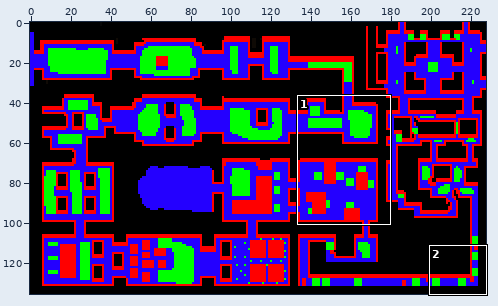
File history of a sprite sheet, data/map1_hit.png. Above: a wide view before the commit, with the close-up outlined.
Close-up. Old version:
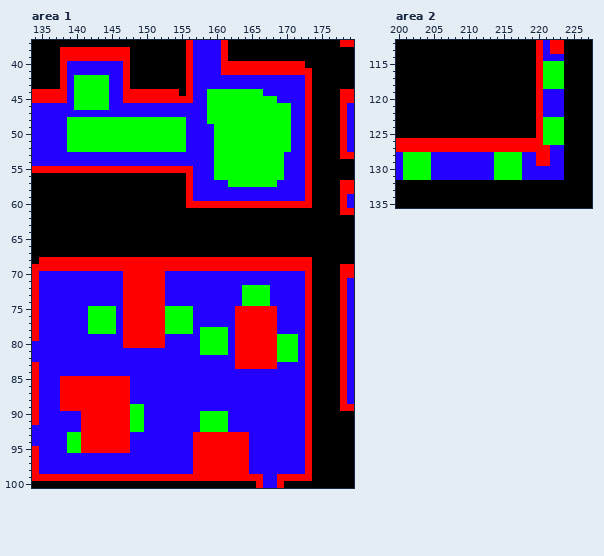
The file is 228x136 pixels. Colours within 5 levels of each other are drawn and written as one. Shown: area 1: x 134..179, y 37..100; area 2: x 200..227, y 112..135.
New version:
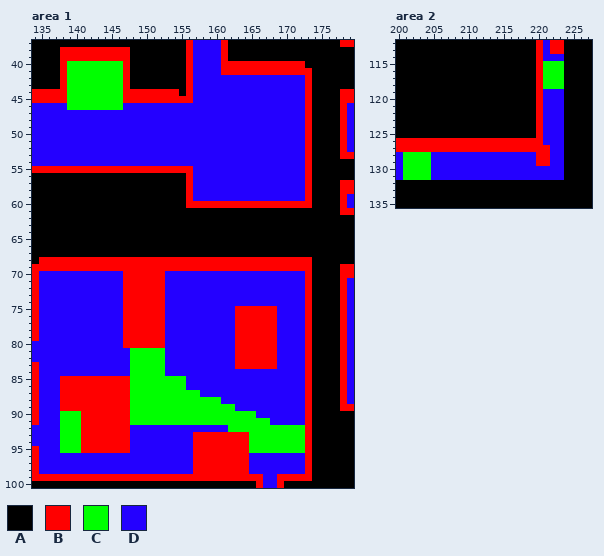
Palette (. is transparent): A #000000  B #ff0000  C #00ff00  D #2400ff
The commit says: fixed suicidal on_screen cleanup; hit range check
Change:
--- area 1
@@ x 134..179 @@
  39 AAAABBBBBBBBBBAAAAAAAABDDDDBAAAAAAAAAAAAAAAAAA
- 40 AAAABDDDDDDDDBAAAAAAAABDDDDBBBBBBBBBBBBAAAAAAA
- 41 AAAABDDDDDDDDBAAAAAAAABDDDDBBBBBBBBBBBBBAAAAAA
- 42 AAAABDCCCCCDDBAAAAAAAABDDDDDDDDDDDDDDDDBAAAAAA
- 43 AAAABDCCCCCDDBAAAAAAAABDDDDDDDDDDDDDDDDBAAAAAA
- 44 BBBBBDCCCCCDDBBBBBBBBABDDCCCCCCCCDDDDDDBAAAABB
- 45 BBBBBDCCCCCDDBBBBBBBBBBDDCCCCCCCCCCDDDDBAAAABB
- 46 DDDDDDCCCCCDDDDDDDDDDDDDDCCCCCCCCCCCCDDBAAAABD
- 47 DDDDDDDDDDDDDDDDDDDDDDDDDCCCCCCCCCCCCDDBAAAABD
- 48 DDDDDCCCCCCCCCCCCCCCCCDDDCCCCCCCCCCCCDDBAAAABD
- 49 DDDDDCCCCCCCCCCCCCCCCCDDDDCCCCCCCCCCCDDBAAAABD
- 50 DDDDDCCCCCCCCCCCCCCCCCDDDDCCCCCCCCCCCDDBAAAABD
- 51 DDDDDCCCCCCCCCCCCCCCCCDDDDCCCCCCCCCCCDDBAAAABD
- 52 DDDDDCCCCCCCCCCCCCCCCCDDDDCCCCCCCCCCCDDBAAAABD
- 53 DDDDDDDDDDDDDDDDDDDDDDDDDDCCCCCCCCCCDDDBAAAABB
- 54 DDDDDDDDDDDDDDDDDDDDDDDDDDCCCCCCCCCCDDDBAAAAAA
- 55 BBBBBBBBBBBBBBBBBBBBBBBDDDCCCCCCCCCCDDDBAAAAAA
- 56 AAAAAAAAAAAAAAAAAAAAAABDDDCCCCCCCCCCDDDBAAAAAA
- 57 AAAAAAAAAAAAAAAAAAAAAABDDDDDCCCCCCCDDDDBAAAABB
+ 40 AAAABCCCCCCCCBAAAAAAAABDDDDBBBBBBBBBBBBAAAAAAA
+ 41 AAAABCCCCCCCCBAAAAAAAABDDDDBBBBBBBBBBBBBAAAAAA
+ 42 AAAABCCCCCCCCBAAAAAAAABDDDDDDDDDDDDDDDDBAAAAAA
+ 43 AAAABCCCCCCCCBAAAAAAAABDDDDDDDDDDDDDDDDBAAAAAA
+ 44 BBBBBCCCCCCCCBBBBBBBBABDDDDDDDDDDDDDDDDBAAAABB
+ 45 BBBBBCCCCCCCCBBBBBBBBBBDDDDDDDDDDDDDDDDBAAAABB
+ 46 DDDDDCCCCCCCCDDDDDDDDDDDDDDDDDDDDDDDDDDBAAAABD
+ 47 DDDDDDDDDDDDDDDDDDDDDDDDDDDDDDDDDDDDDDDBAAAABD
+ 48 DDDDDDDDDDDDDDDDDDDDDDDDDDDDDDDDDDDDDDDBAAAABD
+ 49 DDDDDDDDDDDDDDDDDDDDDDDDDDDDDDDDDDDDDDDBAAAABD
+ 50 DDDDDDDDDDDDDDDDDDDDDDDDDDDDDDDDDDDDDDDBAAAABD
+ 51 DDDDDDDDDDDDDDDDDDDDDDDDDDDDDDDDDDDDDDDBAAAABD
+ 52 DDDDDDDDDDDDDDDDDDDDDDDDDDDDDDDDDDDDDDDBAAAABD
+ 53 DDDDDDDDDDDDDDDDDDDDDDDDDDDDDDDDDDDDDDDBAAAABB
+ 54 DDDDDDDDDDDDDDDDDDDDDDDDDDDDDDDDDDDDDDDBAAAAAA
+ 55 BBBBBBBBBBBBBBBBBBBBBBBDDDDDDDDDDDDDDDDBAAAAAA
+ 56 AAAAAAAAAAAAAAAAAAAAAABDDDDDDDDDDDDDDDDBAAAAAA
+ 57 AAAAAAAAAAAAAAAAAAAAAABDDDDDDDDDDDDDDDDBAAAABB
  58 AAAAAAAAAAAAAAAAAAAAAABDDDDDDDDDDDDDDDDBAAAABB
@@ x 134..179 @@
  71 BDDDDDDDDDDDDBBBBBBDDDDDDDDDDDDDDDDDDDDBAAAABD
- 72 BDDDDDDDDDDDDBBBBBBDDDDDDDDDDDCCCCDDDDDBAAAABD
- 73 BDDDDDDDDDDDDBBBBBBDDDDDDDDDDDCCCCDDDDDBAAAABD
- 74 BDDDDDDDDDDDDBBBBBBDDDDDDDDDDDCCCCDDDDDBAAAABD
- 75 BDDDDDDDCCCCDBBBBBBCCCCDDDDDDBBBBBBDDDDBAAAABD
- 76 BDDDDDDDCCCCDBBBBBBCCCCDDDDDDBBBBBBDDDDBAAAABD
- 77 BDDDDDDDCCCCDBBBBBBCCCCDDDDDDBBBBBBDDDDBAAAABD
- 78 BDDDDDDDCCCCDBBBBBBCCCCDCCCCDBBBBBBDDDDBAAAABD
- 79 BDDDDDDDDDDDDBBBBBBDDDDDCCCCDBBBBBBCCCDBAAAABD
- 80 DDDDDDDDDDDDDBBBBBBDDDDDCCCCDBBBBBBCCCDBAAAABD
- 81 DDDDDDDDDDDDDDDDDDDDDDDDCCCCDBBBBBBCCCDBAAAABD
- 82 DDDDDDDDDDDDDDDDDDDDDDDDDDDDDBBBBBBCCCDBAAAABD
- 83 BDDDDDDDDDDDDDDDDDDDDDDDDDDDDBBBBBBDDDDBAAAABD
- 84 BDDDDDDDDDDDDDDDDDDDDDDDDDDDDDDDDDDDDDDBAAAABD
- 85 BDDDBBBBBBBBBBDDDDDDDDDDDDDDDDDDDDDDDDDBAAAABD
- 86 BDDDBBBBBBBBBBDDDDDDDDDDDDDDDDDDDDDDDDDBAAAABD
- 87 BDDDBBBBBBBBBBDDDDDDDDDDDDDDDDDDDDDDDDDBAAAABD
- 88 BDDDBBBBBBBBBBDDDDDDDDDDDDDDDDDDDDDDDDDBAAAABD
- 89 BDDDBBBBBBBBBBCCDDDDDDDDDDDDDDDDDDDDDDDBAAAABB
- 90 BDDDDDDBBBBBBBCCDDDDDDDDCCCCDDDDDDDDDDDBAAAAAA
- 91 BDDDDDDBBBBBBBCCDDDDDDDDCCCCDDDDDDDDDDDBAAAAAA
- 92 DDDDDDDBBBBBBBCCDDDDDDDDCCCCDDDDDDDDDDDBAAAAAA
- 93 DDDDDCCBBBBBBBDDDDDDDDDBBBBBBBBDDDDDDDDBAAAAAA
- 94 DDDDDCCBBBBBBBDDDDDDDDDBBBBBBBBDDDDDDDDBAAAAAA
- 95 BDDDDCCBBBBBBBDDDDDDDDDBBBBBBBBDDDDDDDDBAAAAAA
+ 72 BDDDDDDDDDDDDBBBBBBDDDDDDDDDDDDDDDDDDDDBAAAABD
+ 73 BDDDDDDDDDDDDBBBBBBDDDDDDDDDDDDDDDDDDDDBAAAABD
+ 74 BDDDDDDDDDDDDBBBBBBDDDDDDDDDDDDDDDDDDDDBAAAABD
+ 75 BDDDDDDDDDDDDBBBBBBDDDDDDDDDDBBBBBBDDDDBAAAABD
+ 76 BDDDDDDDDDDDDBBBBBBDDDDDDDDDDBBBBBBDDDDBAAAABD
+ 77 BDDDDDDDDDDDDBBBBBBDDDDDDDDDDBBBBBBDDDDBAAAABD
+ 78 BDDDDDDDDDDDDBBBBBBDDDDDDDDDDBBBBBBDDDDBAAAABD
+ 79 BDDDDDDDDDDDDBBBBBBDDDDDDDDDDBBBBBBDDDDBAAAABD
+ 80 DDDDDDDDDDDDDBBBBBBDDDDDDDDDDBBBBBBDDDDBAAAABD
+ 81 DDDDDDDDDDDDDDCCCCCDDDDDDDDDDBBBBBBDDDDBAAAABD
+ 82 DDDDDDDDDDDDDDCCCCCDDDDDDDDDDBBBBBBDDDDBAAAABD
+ 83 BDDDDDDDDDDDDDCCCCCDDDDDDDDDDBBBBBBDDDDBAAAABD
+ 84 BDDDDDDDDDDDDDCCCCCDDDDDDDDDDDDDDDDDDDDBAAAABD
+ 85 BDDDBBBBBBBBBBCCCCCCCCDDDDDDDDDDDDDDDDDBAAAABD
+ 86 BDDDBBBBBBBBBBCCCCCCCCDDDDDDDDDDDDDDDDDBAAAABD
+ 87 BDDDBBBBBBBBBBCCCCCCCCCCDDDDDDDDDDDDDDDBAAAABD
+ 88 BDDDBBBBBBBBBBCCCCCCCCCCCCCDDDDDDDDDDDDBAAAABD
+ 89 BDDDBBBBBBBBBBCCCCCCCCCCCCCCCDDDDDDDDDDBAAAABB
+ 90 BDDDCCCBBBBBBBCCCCCCCCCCCCCCCCCCDDDDDDDBAAAAAA
+ 91 BDDDCCCBBBBBBBCCCCCCCCCCCCCCCCCCCCDDDDDBAAAAAA
+ 92 DDDDCCCBBBBBBBDDDDDDDDDDDDDDCCCCCCCCCCCBAAAAAA
+ 93 DDDDCCCBBBBBBBDDDDDDDDDBBBBBBBBCCCCCCCCBAAAAAA
+ 94 DDDDCCCBBBBBBBDDDDDDDDDBBBBBBBBCCCCCCCCBAAAAAA
+ 95 BDDDCCCBBBBBBBDDDDDDDDDBBBBBBBBCCCCCCCCBAAAAAA
  96 BDDDDDDDDDDDDDDDDDDDDDDBBBBBBBBDDDDDDDDBAAAAAA
--- area 2
@@ x 212..225 @@
 122 AAAAAAAABDDDAA
-123 AAAAAAAABCCCAA
-124 AAAAAAAABCCCAA
-125 AAAAAAAABCCCAA
-126 BBBBBBBBBCCCAA
+123 AAAAAAAABDDDAA
+124 AAAAAAAABDDDAA
+125 AAAAAAAABDDDAA
+126 BBBBBBBBBDDDAA
 127 BBBBBBBBBBDDAA
-128 DDCCCCDDBBDDAA
-129 DDCCCCDDBBDDAA
-130 DDCCCCDDDDDDAA
-131 DDCCCCDDDDDDAA
+128 DDDDDDDDBBDDAA
+129 DDDDDDDDBBDDAA
+130 DDDDDDDDDDDDAA
+131 DDDDDDDDDDDDAA
 132 AAAAAAAAAAAAAA
